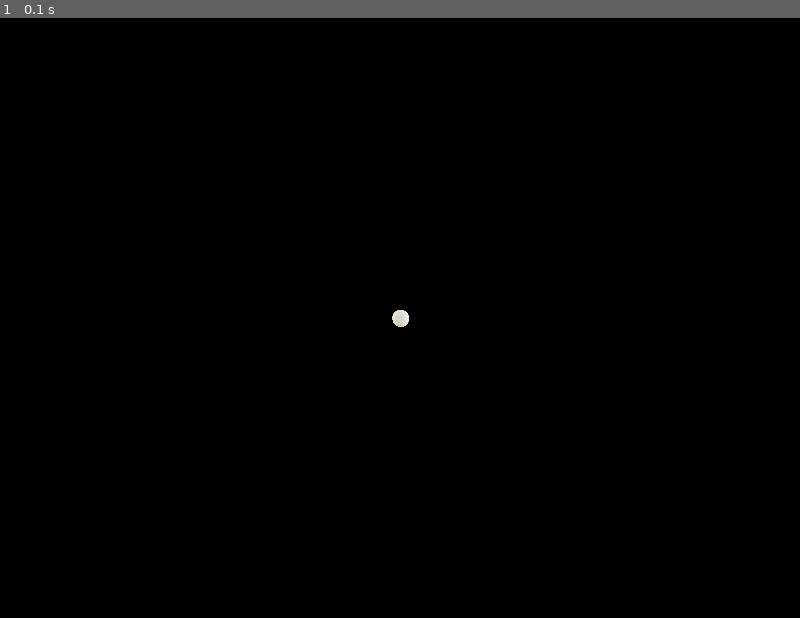
Above: before the commit, frame 1.
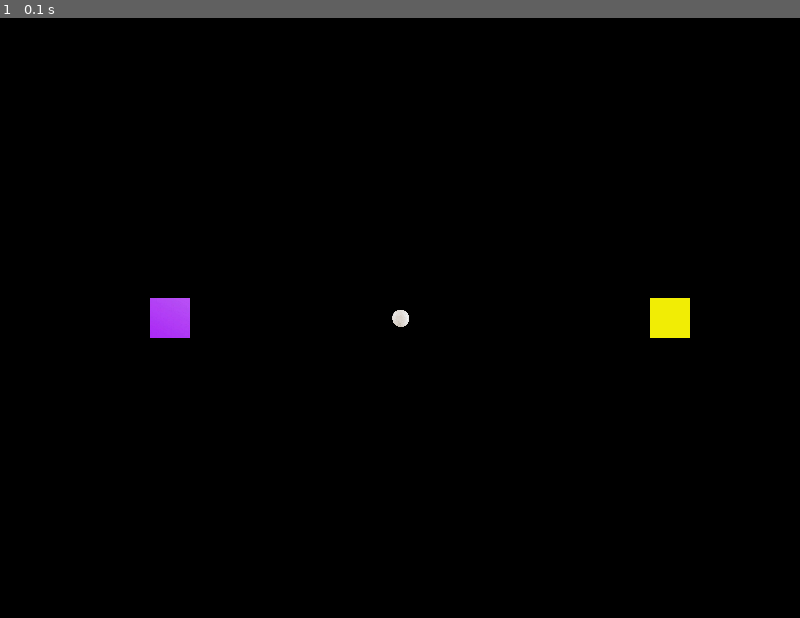
Above: after the commit, the same moment.

Repository: valera-creator/pygame_ping_pong
Game: pygame game, started from main.py
Two runs of this game, one before a commit and one after it. Both use one fixed random seed, a clock stepped at 60 frames per second and the inputs below.
Inputs:
- Up to frame 1 (0.1 s): no input

The runs differ from the first frame. In frame 1, 0.7% of the frame differs, in the area x 18-87%, y 46-54%.

Commit message:
игроки в виде квадрата

Diff:
--- a/main.py
+++ b/main.py
@@ -12,15 +12,11 @@
     """функция для показа финального окна"""
 
 
-def check_keyboard(event):
-    if event.key == pygame.K_DOWN:
-        return 'вниз1'
+def check_keyboard(event, player1, player2):
+    if event.key == pygame.K_w:
+        return 'управление 1 игрока'
     if event.key == pygame.K_UP:
-        return 'вверх1'
-    if event.key == pygame.K_s:
-        return 'вниз1'
-    if event.key == pygame.K_w:
-        return 'вверх2'
+        return 'управление 2 игрока'
 
 
 class Ball(pygame.sprite.Sprite):
@@ -32,6 +28,28 @@
         self.mask = pygame.mask.from_surface(self.image)
         self.rect = self.image.get_rect()
         self.rect.x, self.rect.y = width // 2 - self.size // 2, height // 2 - self.size // 2
+
+    def update(self, x, y):
+        self.rect = self.rect.move(x, y)
+
+
+class Player(pygame.sprite.Sprite):
+    def __init__(self, color_image, width, height):
+        super().__init__(all_sprites, player_sprites)
+
+        self.color_image = color_image
+        self.size = 40
+        self.image = pygame.image.load(os.path.join('assets', 'images', f'{color_image}.png'))
+        self.image = pygame.transform.scale(self.image, (self.size, self.size))
+        self.mask = pygame.mask.from_surface(self.image)
+        self.rect = self.image.get_rect()
+
+        dict_coords = {
+            'violet': (width // 2 - width // 4 - 50, height // 2 - self.size // 2),
+            'yellow': (width // 2 + width // 4 + 50, height // 2 - self.size // 2)
+        }
+
+        self.rect.x, self.rect.y = dict_coords[color_image]
 
     def update(self, x, y):
         self.rect = self.rect.move(x, y)
@@ -51,7 +69,11 @@
     clock = pygame.time.Clock()
     all_sprites = pygame.sprite.Group()
     ball_sprites = pygame.sprite.Group()
+    player_sprites = pygame.sprite.Group()
+
     Ball(width, height)
+    player1 = Player(color_image='violet', width=width, height=height)
+    player2 = Player(color_image='yellow', width=width, height=height)
 
     screen = pygame.display.set_mode((width, height))
     pygame.display.set_caption('Максим Зайцев')
@@ -61,7 +83,7 @@
             if event.type == pygame.QUIT or (event.type == pygame.KEYUP and event.key == pygame.K_ESCAPE):
                 running = False
             if event.type == pygame.KEYDOWN:
-                key = check_keyboard(event)
+                check_keyboard(event, player1, player2)
 
         screen.fill('black')
         all_sprites.draw(screen)
Binary file added: assets/images/violet.png
Binary file added: assets/images/yellow.png
